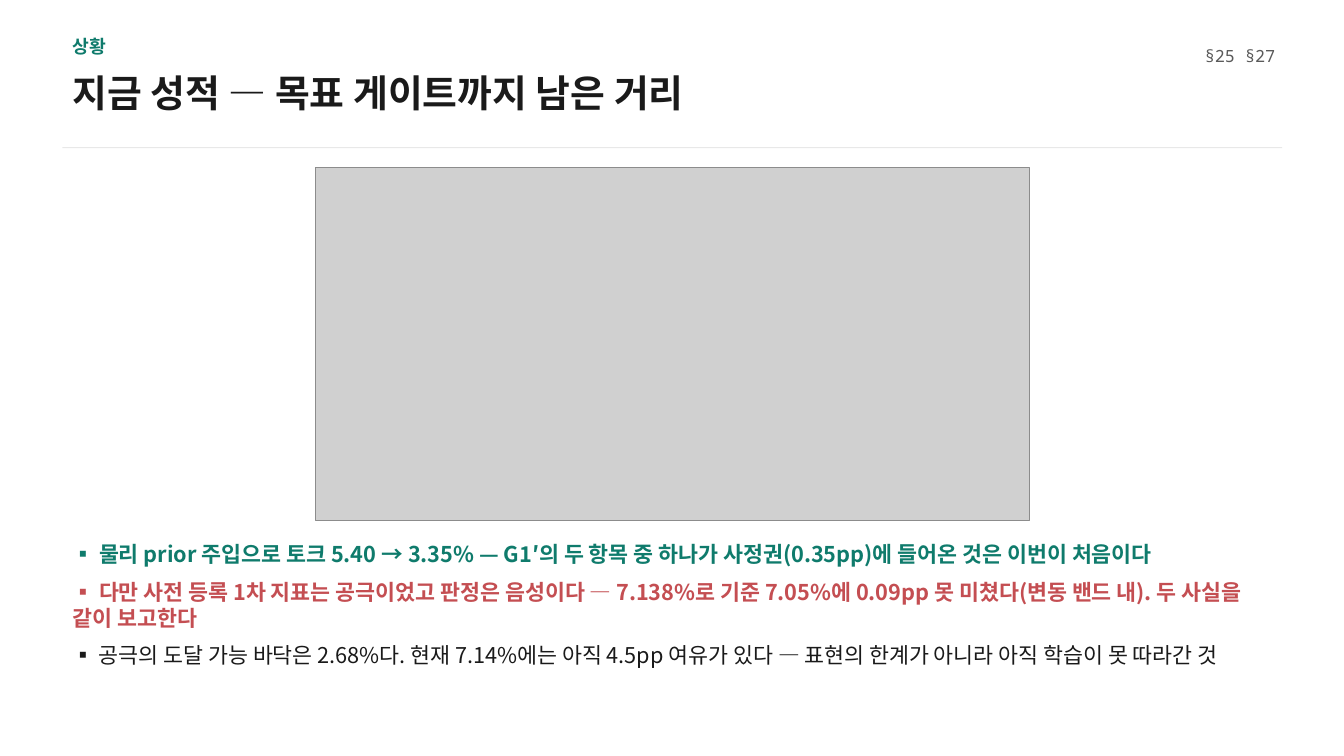
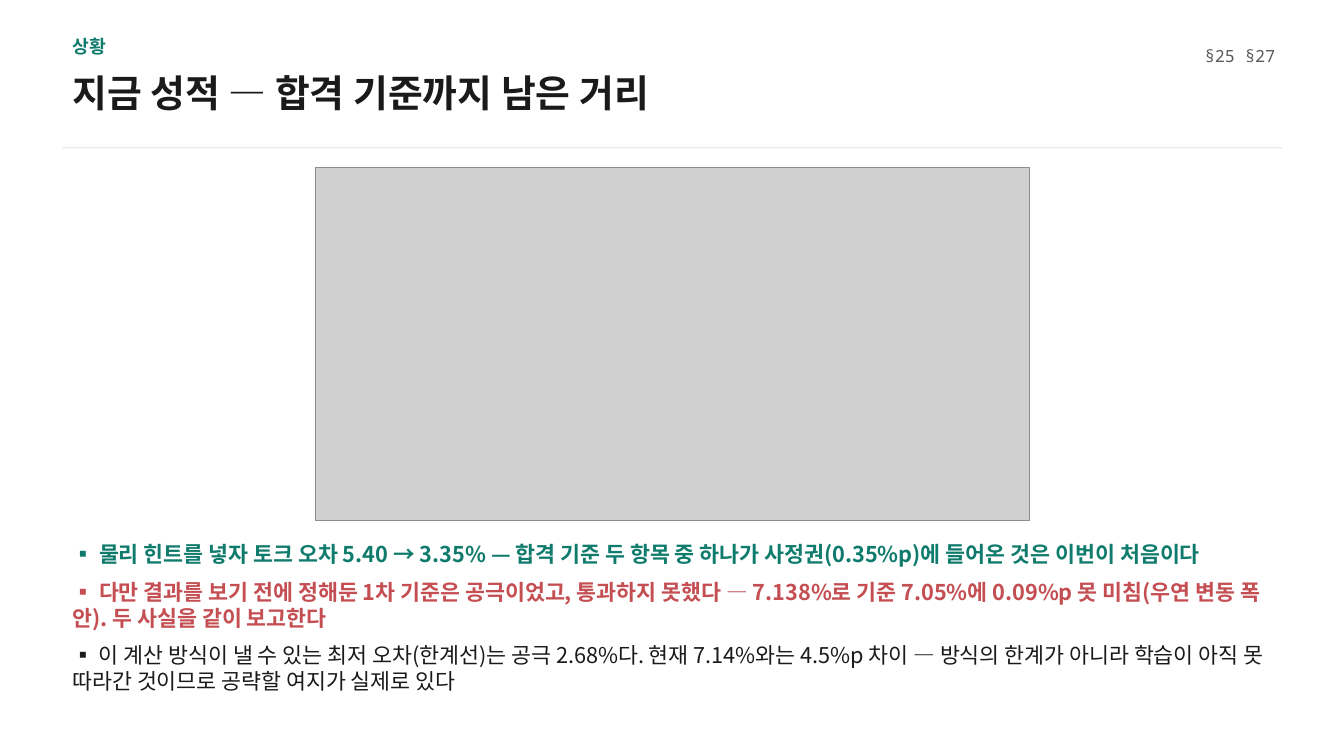
Before and after one commit to enjoyneer87/EveryMotor, a slide deck: slide 4 of results/viz/motorai_seminar_20260807.pptx. Drawn at 1344x756 pixels with LibreOffice and Linux fonts; fonts in the diff are those of the drawing; grey boxes stand for pictures. Boxes give left, top, right and bottom in pixels: in the first picture for what was removed or moved away, otherwise in the second. Text is boxed around its words. In the diff, an @@ line names an element or a change of style, - is before the commit and + after.

```diff
--- a/results/viz/motorai_seminar_20260807.pptx
+++ b/results/viz/motorai_seminar_20260807.pptx
@@ text at bbox=[72, 75, 649, 111]: text changed @@
-지금 성적 — 목표 게이트까지 남은 거리
+지금 성적 — 합격 기준까지 남은 거리
@@ text at bbox=[72, 543, 1263, 691]: text changed; text colour #C44E52 to #1A1A1A @@
-▪ 물리 prior 주입으로 토크 5.40 → 3.35% — G1′의 두 항목 중 하나가 사정권(0.35pp)에 들어온 것은 이번이 처음이다
-▪ 다만 사전 등록 1차 지표는 공극이었고 판정은 음성이다 — 7.138%로 기준 7.05%에 0.09pp 못 미쳤다(변동 밴드 내). 두 사실을 같이 보고한다
-▪ 공극의 도달 가능 바닥은 2.68%다. 현재 7.14%에는 아직 4.5pp 여유가 있다 — 표현의 한계가 아니라 아직 학습이 못 따라간 것
+▪ 물리 힌트를 넣자 토크 오차 5.40 → 3.35% — 합격 기준 두 항목 중 하나가 사정권(0.35%p)에 들어온 것은 이번이 처음이다
+▪ 다만 결과를 보기 전에 정해둔 1차 기준은 공극이었고, 통과하지 못했다 — 7.138%로 기준 7.05%에 0.09%p 못 미침(우연 변동 폭 안). 두 사실을 같이 보고한다
+▪ 이 계산 방식이 낼 수 있는 최저 오차(한계선)는 공극 2.68%다. 현재 7.14%와는 4.5%p 차이 — 방식의 한계가 아니라 학습이 아직 못 따라간 것이므로 공략할 여지가 실제로 있다
```
Also in this commit, not shown: 13 other slides changed, 3 slides added, 4 other files.
